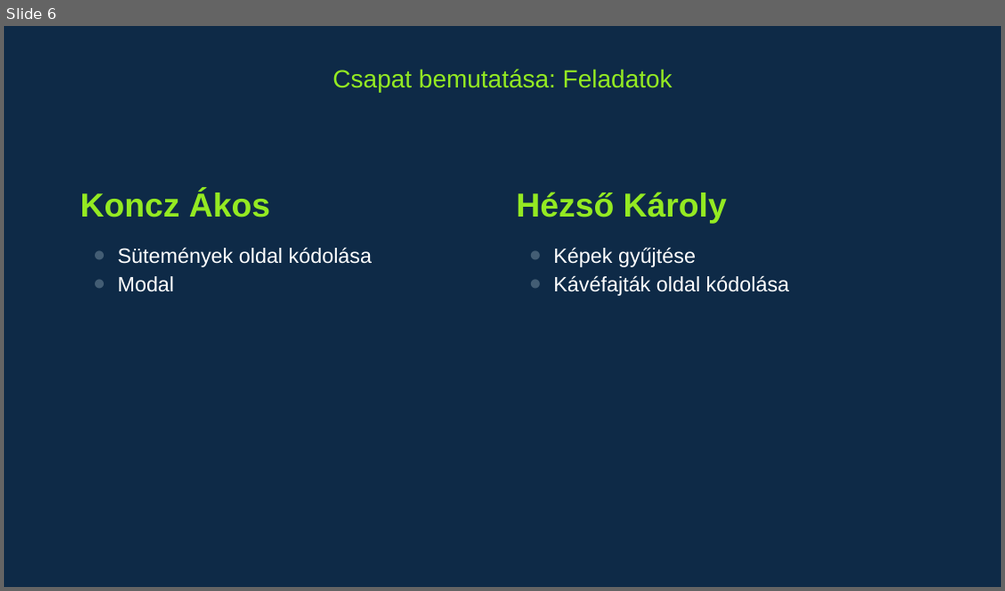
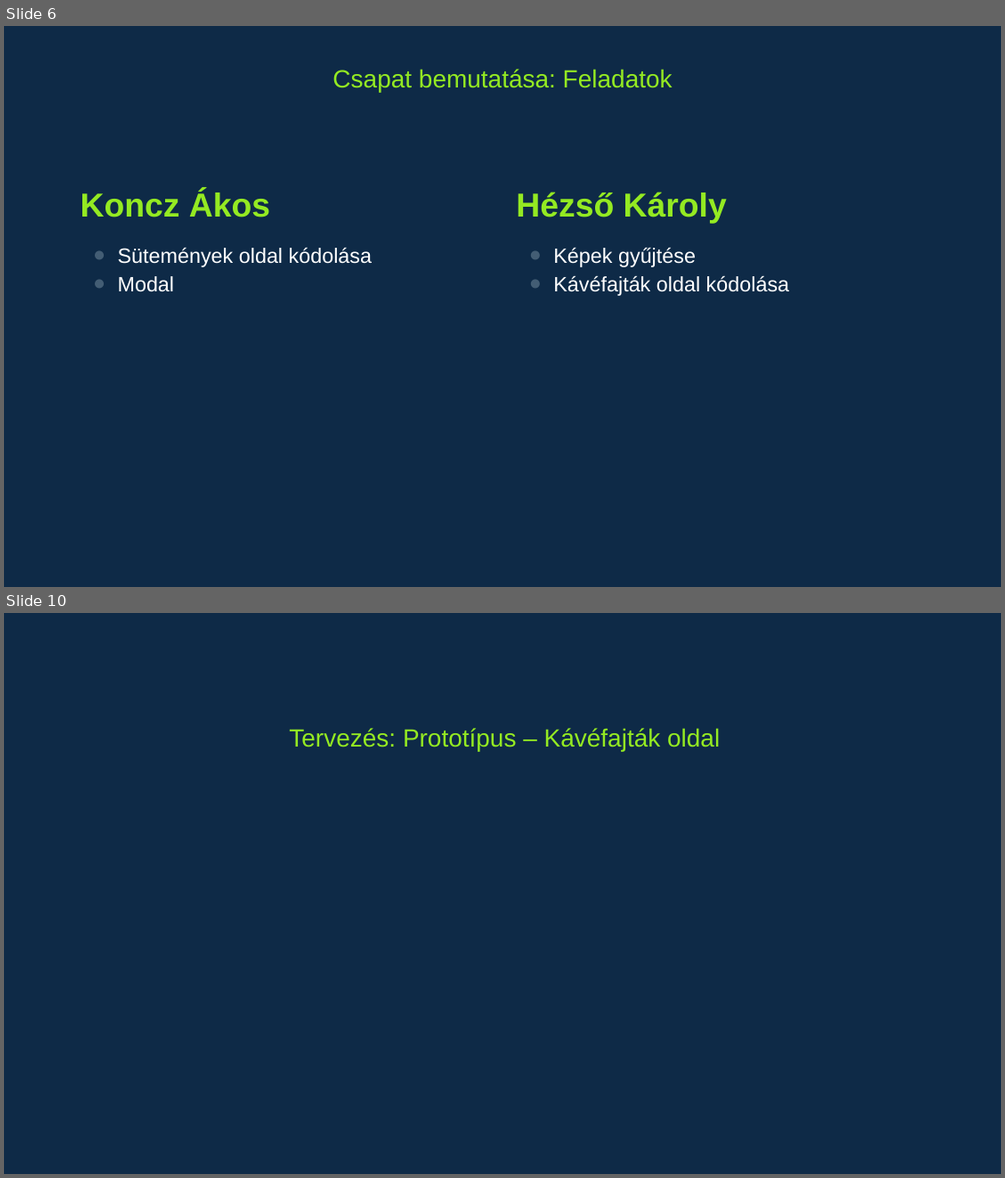
Before and after one commit to Vikhun15/lucky_kavezo, a slide deck: prezentáció/Lucky – A mi kis kávézónk.pptx. Shown one above the other, each under a label of ours: slide 6 before the commit, slides 6 and 10 after it; the slides between them are not shown. The pictures are 1005x591 and 1005x1178 pixels, drawn with LibreOffice and Linux fonts; fonts in the diff are those of the drawing. Boxes give left, top, right and bottom in pixels: in the first picture for what was removed or moved away, otherwise in the second. Text is boxed around its words. In the diff, an @@ line names an element or a change of style, - is before the commit and + after.

```diff
--- a/prezentáció/Lucky – A mi kis kávézónk.pptx
+++ b/prezentáció/Lucky – A mi kis kávézónk.pptx
@@ slide 10 added at box(4, 613, 1001, 1174), background #0E2A47 @@
@@ title added at box(289, 728, 720, 751), 24 pt, text #94EA22 @@
+Tervezés: Prototípus – Kávéfajták oldal
```
Also in this commit, not shown: 2 slides changed, 2 other slides added.
